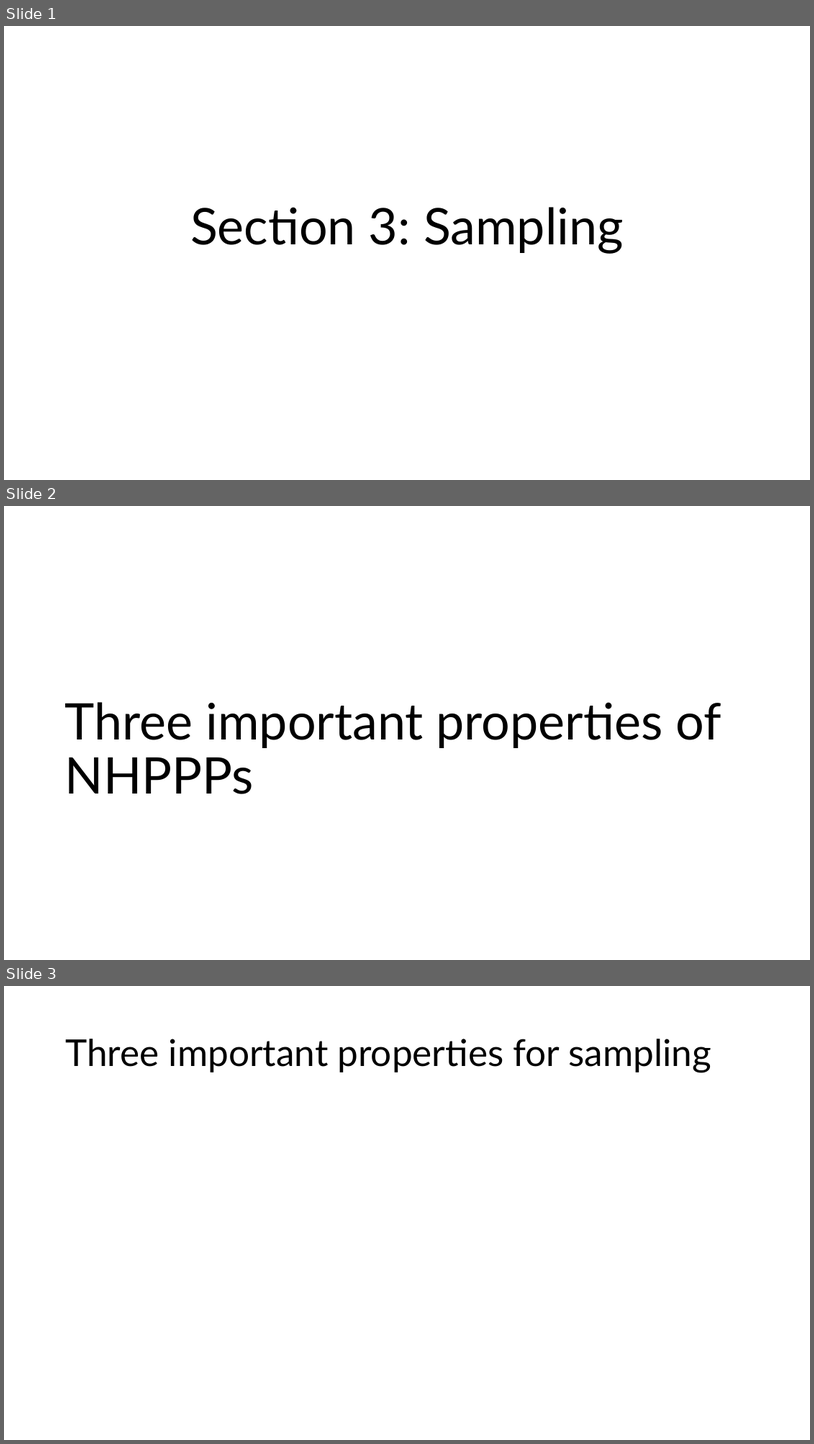
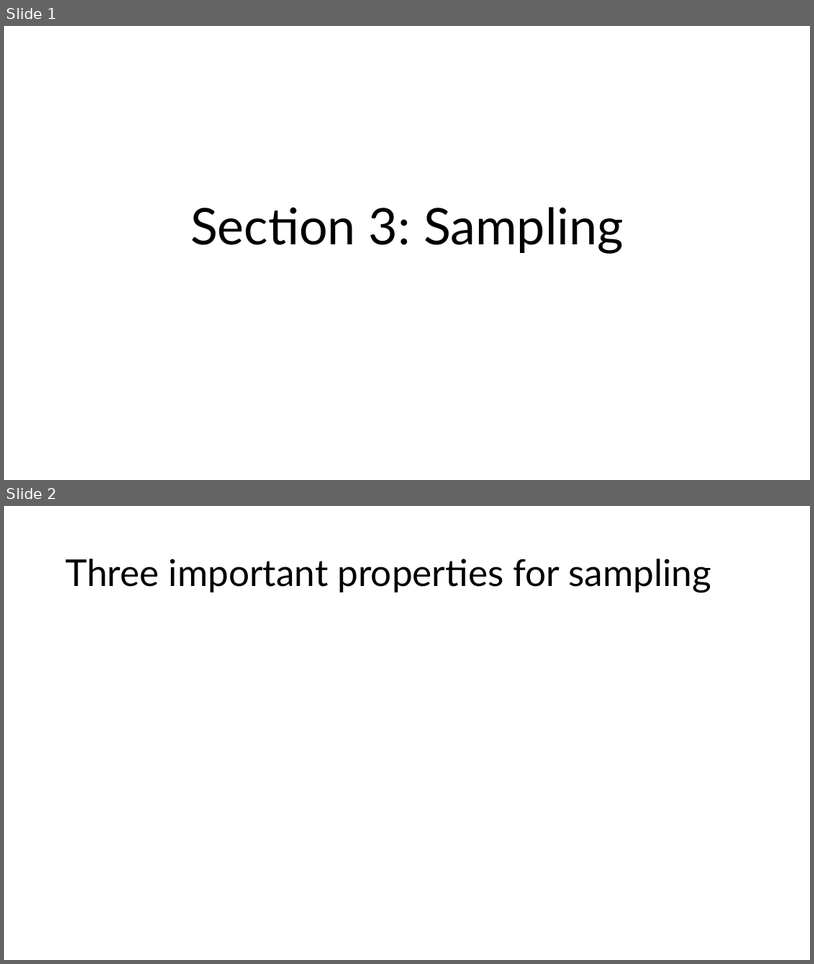
Before and after one commit to ttrikalin/des-R-course, a slide deck: materials/03_Sampling.pptx. Shown one above the other, each under a label of ours: slides 1, 2 and 3 before the commit, slides 1 and 2 after it. The pictures are 814x1444 and 814x964 pixels, drawn with LibreOffice and Linux fonts; fonts in the diff are those of the drawing; grey boxes stand for pictures. Boxes give left, top, right and bottom in pixels: in the first picture for what was removed or moved away, otherwise in the second. Text is boxed around its words. In the diff, an @@ line names an element or a change of style, - is before the commit and + after.

```diff
--- a/materials/03_Sampling.pptx
+++ b/materials/03_Sampling.pptx
@@ slide 2 removed at (4, 506, 810, 960), background #FFFFFF @@
@@ title removed at (65, 702, 722, 794) @@
-Three important properties of NHPPPs
@@ what was slide 3 is now slide 2 @@
```
Also in this commit, not shown: 4 slides changed, 10 slides added, 20 other files.
